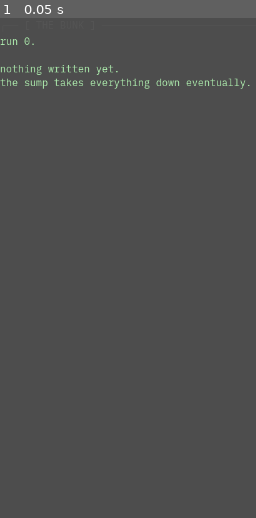
Above: before the commit, frame 1.
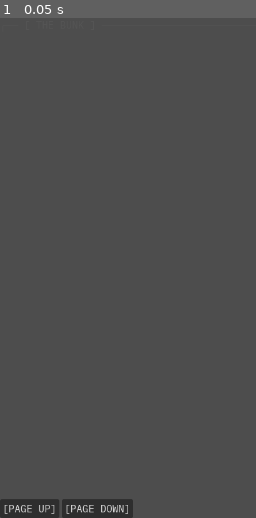
Above: after the commit, the same moment.

Repository: Teeohbee/deadcast
Game: Godot game, scene res://scenes/barge_hub/Bunk.tscn
Two runs of this game, one before a commit and one after it. Both use one fixed random seed, a clock stepped at 60 frames per second and the inputs below. This scene is started directly instead of the project's main scene.
Inputs:
- Up to frame 1 (0.05 s): no input

The runs differ from the first frame. In frame 1, 2.6% of the frame differs, in the area x 0-98%, y 3-100%.
Error after the commit: Invalid assignment of property or key 'text' with value of type 'String' on a base object of type 'null instance'. (res://scenes/barge_hub/Bunk.gd:13)

Commit message:
feat: add ScrollContainer and page buttons to Bunk scene

Diff:
--- a/scenes/barge_hub/Bunk.tscn
+++ b/scenes/barge_hub/Bunk.tscn
@@ -18,8 +18,20 @@
 [node name="TitleLabel" type="Label" parent="VBoxContainer"]
 text = "THE BUNK"
 
-[node name="JournalLabel" type="RichTextLabel" parent="VBoxContainer"]
+[node name="ScrollContainer" type="ScrollContainer" parent="VBoxContainer"]
+size_flags_vertical = 3
+horizontal_scroll_mode = 0
+vertical_scroll_mode = 3
+
+[node name="JournalLabel" type="RichTextLabel" parent="VBoxContainer/ScrollContainer"]
 fit_content = true
 scroll_active = false
 bbcode_enabled = false
-size_flags_vertical = 3
+
+[node name="PageButtons" type="HBoxContainer" parent="VBoxContainer"]
+
+[node name="PageUpButton" type="Button" parent="VBoxContainer/PageButtons"]
+text = "[PAGE UP]"
+
+[node name="PageDownButton" type="Button" parent="VBoxContainer/PageButtons"]
+text = "[PAGE DOWN]"
